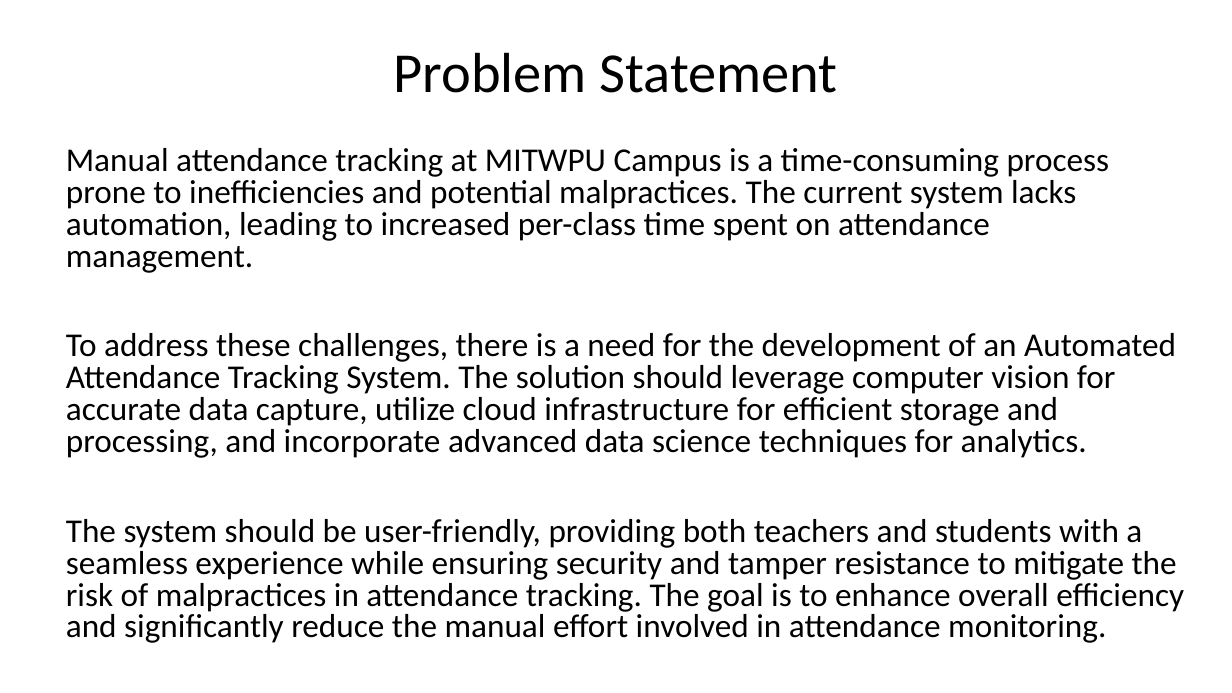
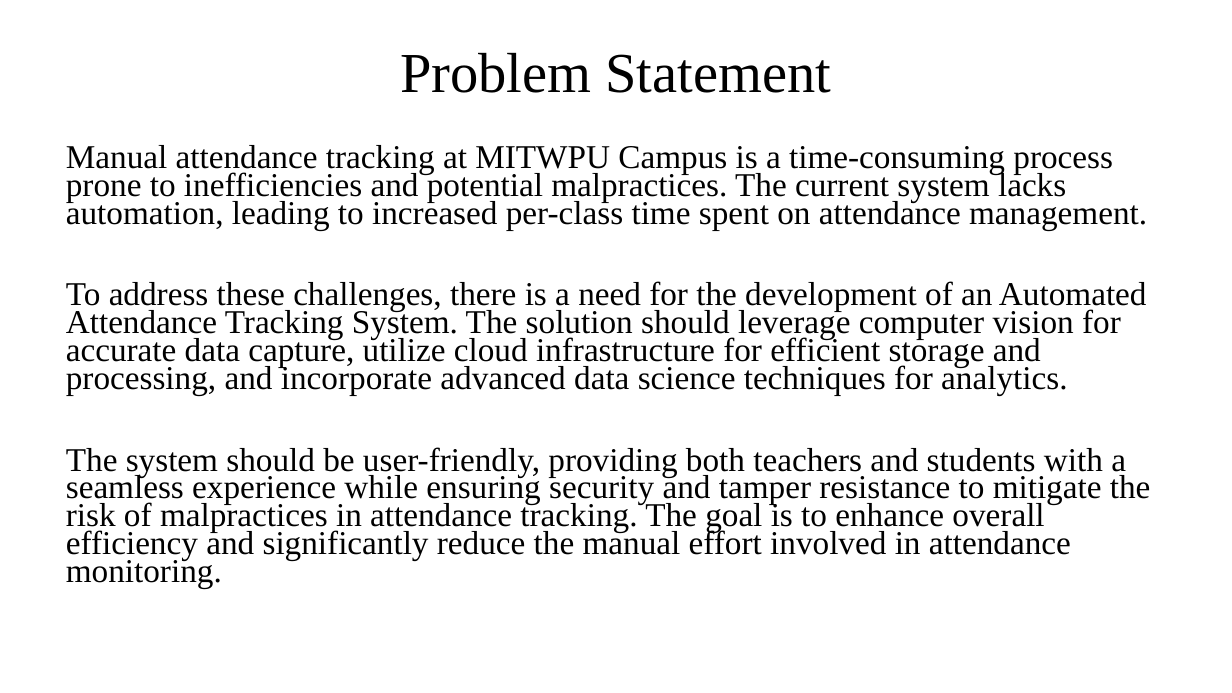
Before and after one commit to sourab777karad/Attendence-Assistant, a slide deck: slide 7 of docs/Presentation/Attendance Assitant PPT.pptx. Drawn at 1232x693 pixels with LibreOffice and Linux fonts; fonts in the diff are those of the drawing. Boxes give left, top, right and bottom in pixels: in the first picture for what was removed or moved away, otherwise in the second. Text is boxed around its words. In the diff, an @@ line names an element or a change of style, - is before the commit and + after.

```diff
--- a/docs/Presentation/Attendance Assitant PPT.pptx
+++ b/docs/Presentation/Attendance Assitant PPT.pptx
@@ title "Problem Statement" at box(400, 52, 831, 93): font Calibri to Times New Roman @@
@@ text "Manual attendance tracking at MITWPU ..." at box(66, 145, 1151, 589): font Calibri to Times New Roman; line spacing 0.8 to 0.7 @@
```
Also in this commit, not shown: 21 other slides changed, 11 other files.
